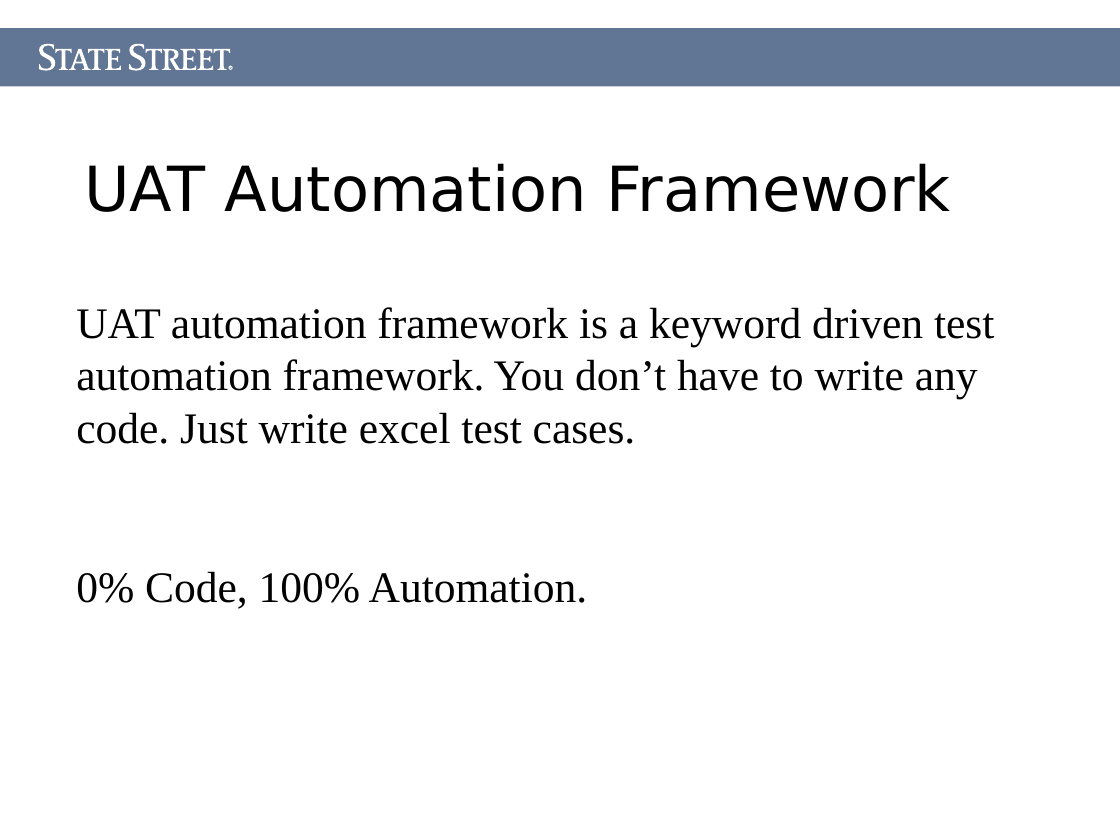
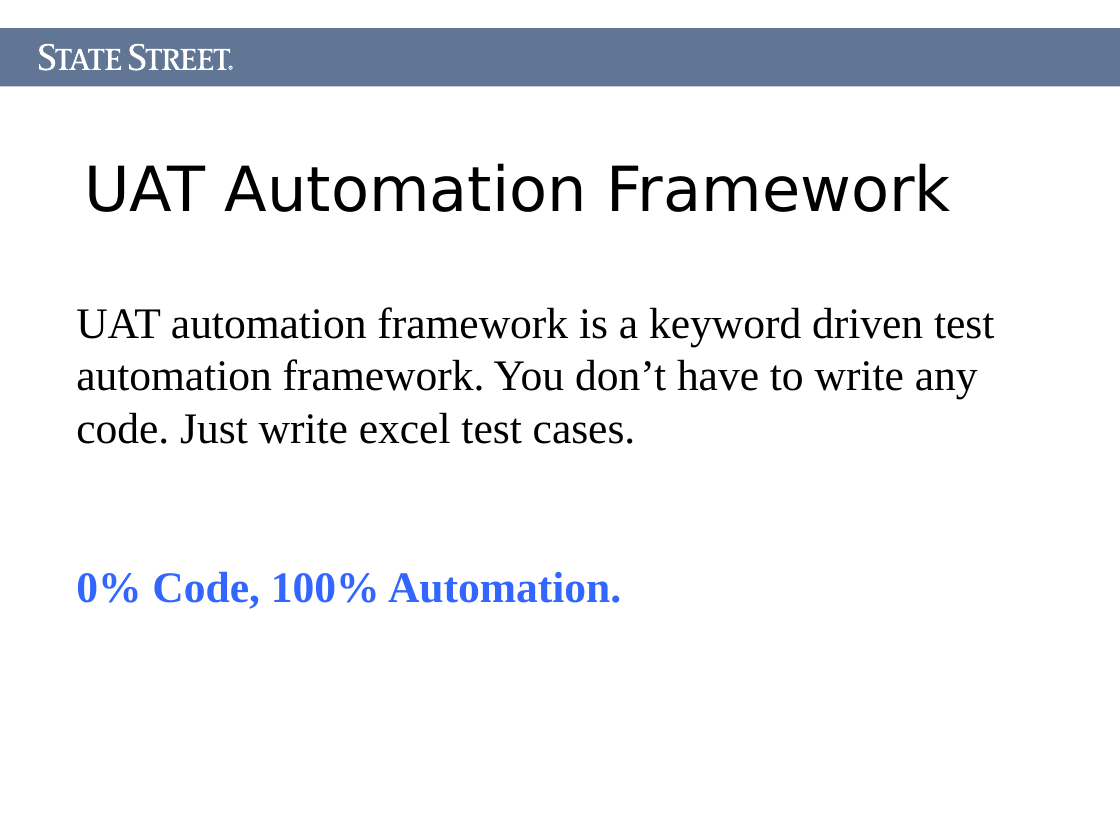
Before and after one commit to Letractively/autotester, a slide deck: slide 8 of Document/AutoTester.ppt. Drawn at 1120x840 pixels with LibreOffice and Linux fonts; fonts in the diff are those of the drawing. Boxes give left, top, right and bottom in pixels: in the first picture for what was removed or moved away, otherwise in the second. Text is boxed around its words. In the diff, an @@ line names an element or a change of style, - is before the commit and + after.

```diff
--- a/Document/AutoTester.ppt
+++ b/Document/AutoTester.ppt
@@ text at bbox=[76, 571, 621, 609]: text colour #000000 to #3366FF, bold on in "0% Code, 100% Automation." @@
```
Also in this commit, not shown: 3 other slides changed, 2 slides added, 1 slide removed, 4 other files.
